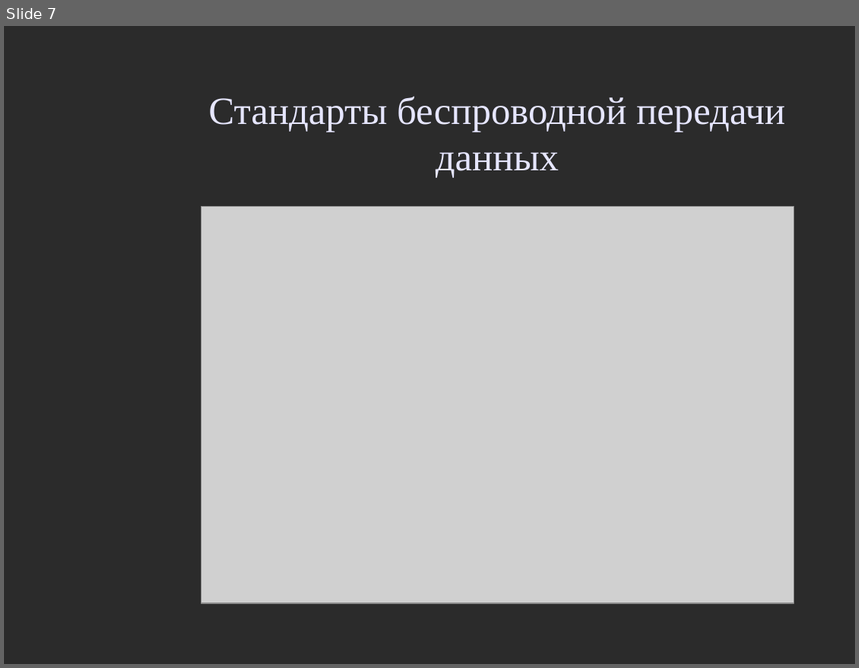
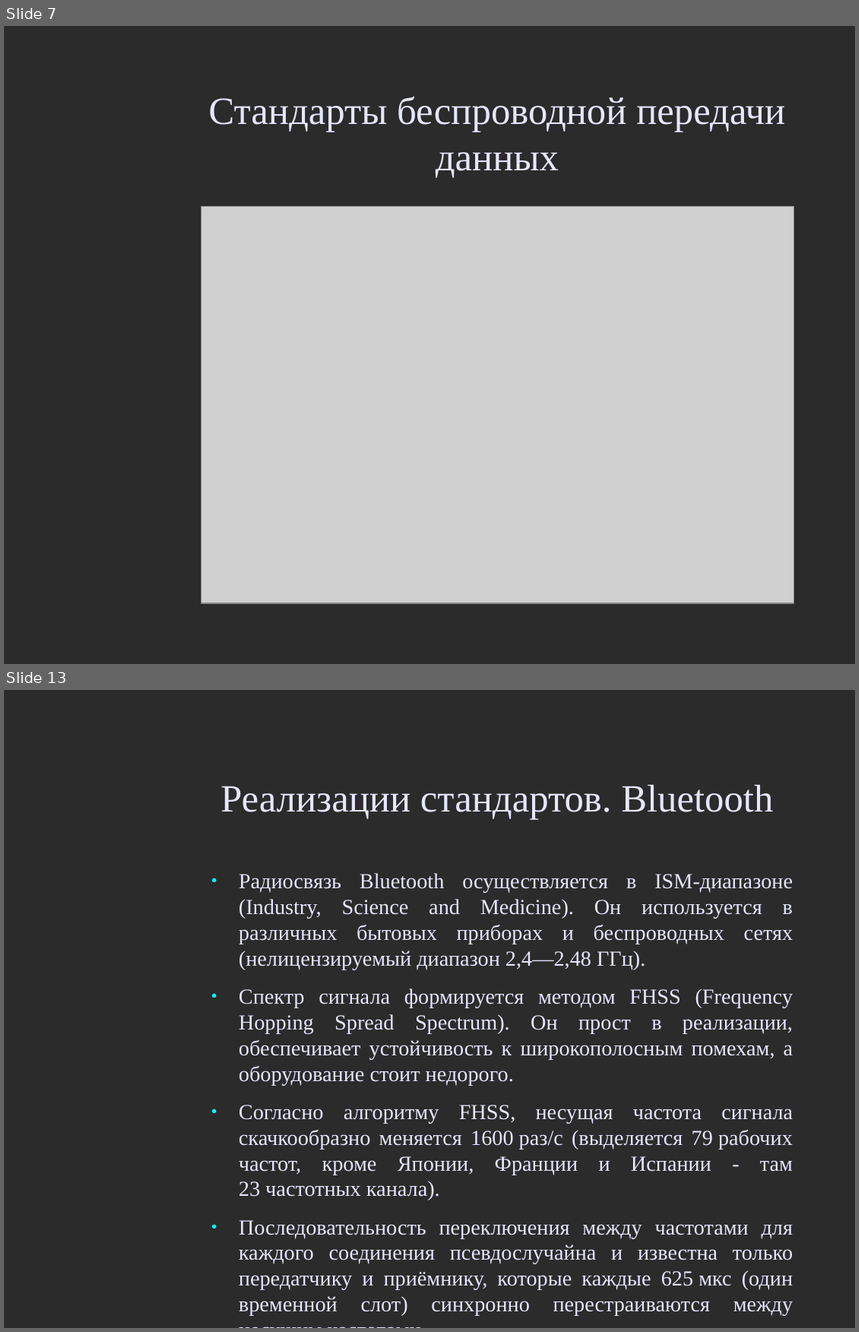
Before and after one commit to aeremenok/a-team-777, a slide deck: 10/smm/doc/eav_wireless.odp. Shown one above the other, each under a label of ours: slide 7 before the commit, slides 7 and 13 after it; the slides between them are not shown. The pictures are 859x668 and 859x1332 pixels, drawn with LibreOffice and Linux fonts; fonts in the diff are those of the drawing; grey boxes stand for pictures; background and template pictures are left out; a plain dark background stands for a picture behind light text. Boxes give left, top, right and bottom in pixels: in the first picture for what was removed or moved away, otherwise in the second. Text is boxed around its words. In the diff, an @@ line names an element or a change of style, - is before the commit and + after.

```diff
--- a/10/smm/doc/eav_wireless.odp
+++ b/10/smm/doc/eav_wireless.odp
@@ slide 13 added at (4, 690, 855, 1328), background picture (left out) @@
@@ title added at (221, 784, 773, 819), 36 pt, text #E6E6FF @@
+Реализации стандартов. Bluetooth
@@ text added at (239, 873, 794, 1316), 20 pt, text #E6E6FF @@
+● Радиосвязь Bluetooth осуществляется в ISM-диапазоне (Industry, Science and Medicine). Он используется в различных бытовых приборах и беспроводных сетях (нелицензируемый диапазон 2,4—2,48 ГГц).
+● Спектр сигнала формируется методом FHSS (Frequency Hopping Spread Spectrum). Он прост в реализации, обеспечивает устойчивость к широкополосным помехам, а оборудование стоит недорого.
+● Согласно алгоритму FHSS, несущая частота сигнала скачкообразно меняется 1600 раз/с (выделяется 79 рабочих частот, кроме Японии, Франции и Испании - там 23 частотных канала).
+● Последовательность переключения между частотами для каждого соединения псевдослучайна и известна только передатчику и приёмнику, которые каждые 625 мкс (один временной слот) синхронно перестраиваются между несущим частотами.
```
Also in this commit, not shown: 1 slide changed, 37 other slides added, 1 other file.
